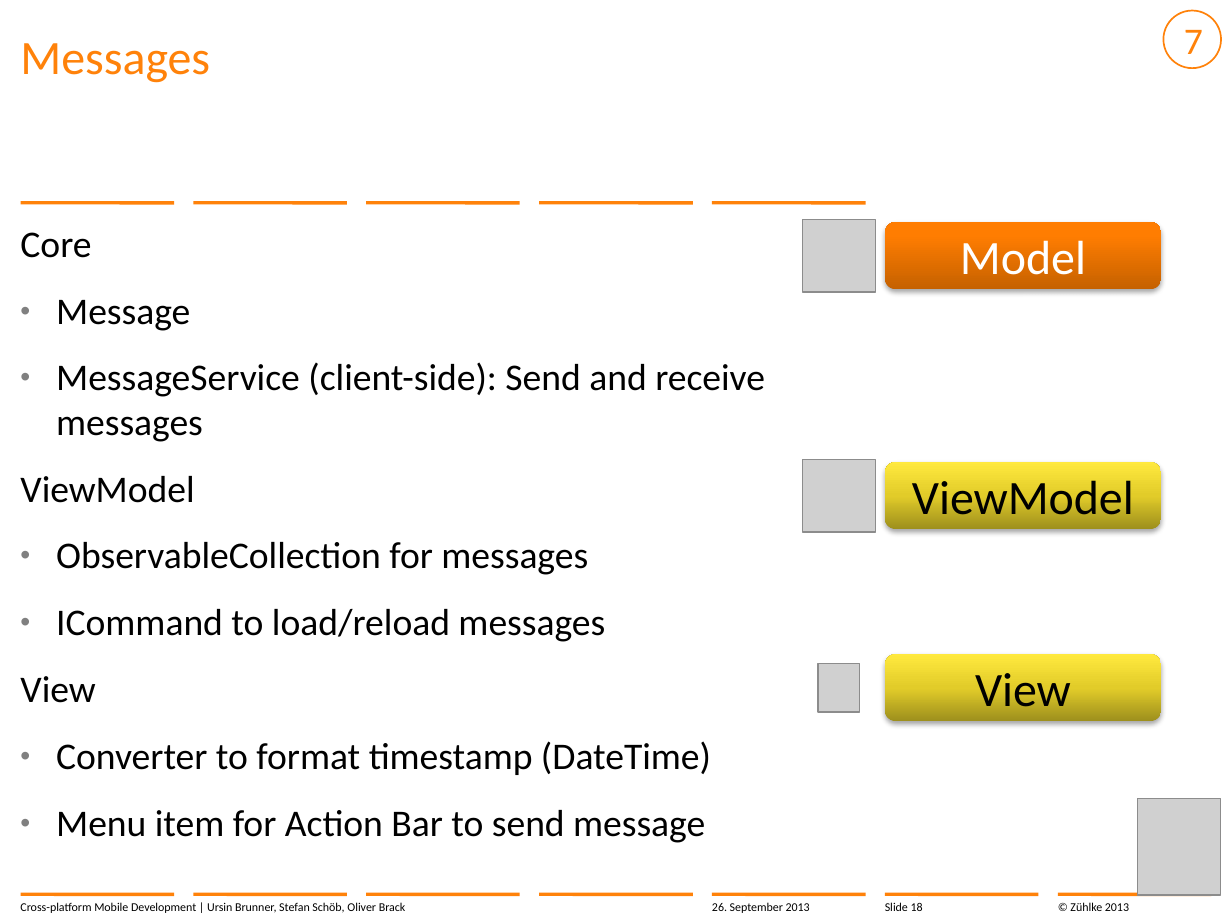
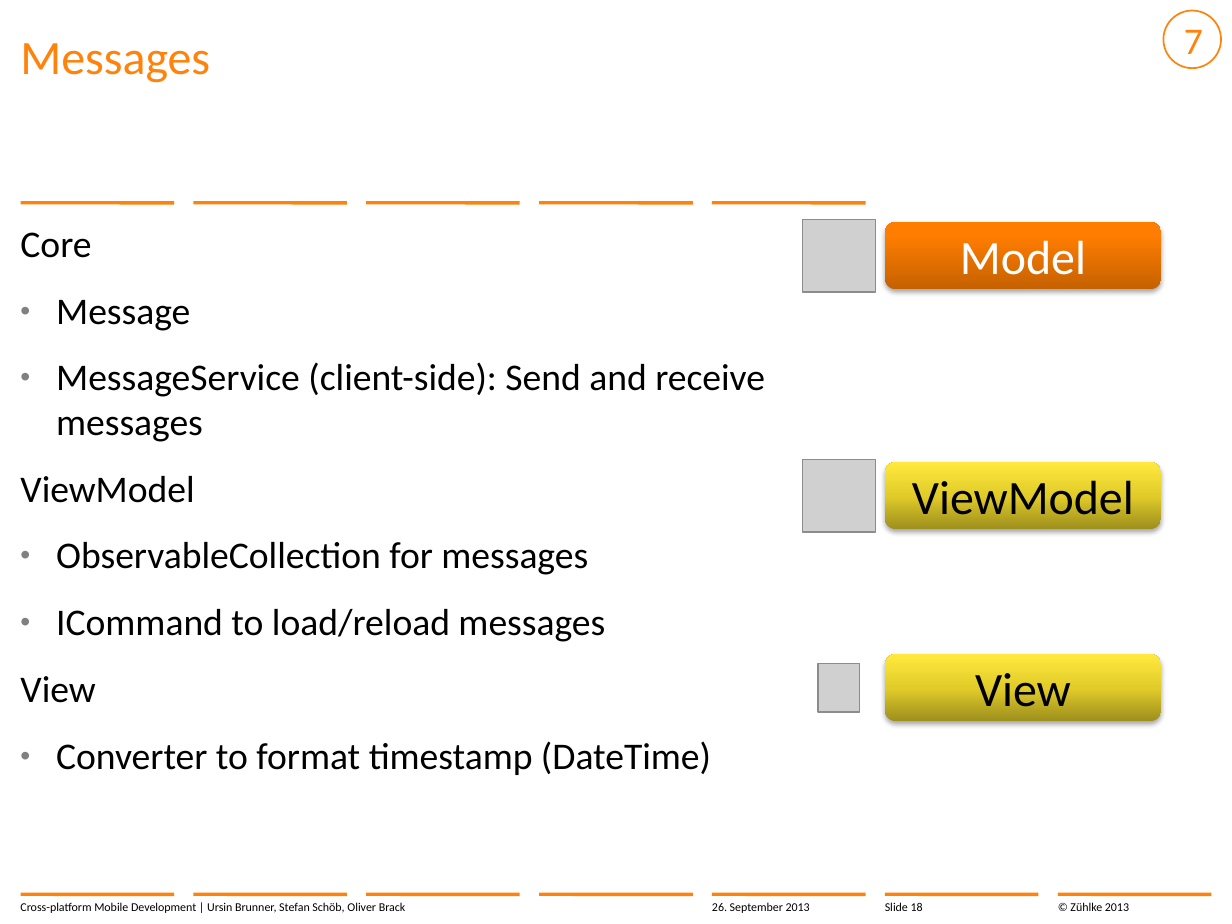
Before and after one commit to brunnurs/zxm, a slide deck: slide 18 of docs/13-09-26 Cross-platform mobile development with C#.pptx. Drawn at 1232x924 pixels with LibreOffice and Linux fonts; fonts in the diff are those of the drawing; grey boxes stand for pictures; background and template pictures are left out. Boxes give left, top, right and bottom in pixels: in the first picture for what was removed or moved away, otherwise in the second. Text is boxed around its words. In the diff, an @@ line names an element or a change of style, - is before the commit and + after.

```diff
--- a/docs/13-09-26 Cross-platform mobile development with C#.pptx
+++ b/docs/13-09-26 Cross-platform mobile development with C#.pptx
@@ picture removed at (1137,798,1221,896) @@
@@ text at (56,810,705,843): paragraph removed @@
-  • Menu item for Action Bar to send message
```
Also in this commit, not shown: 4 other slides changed.
